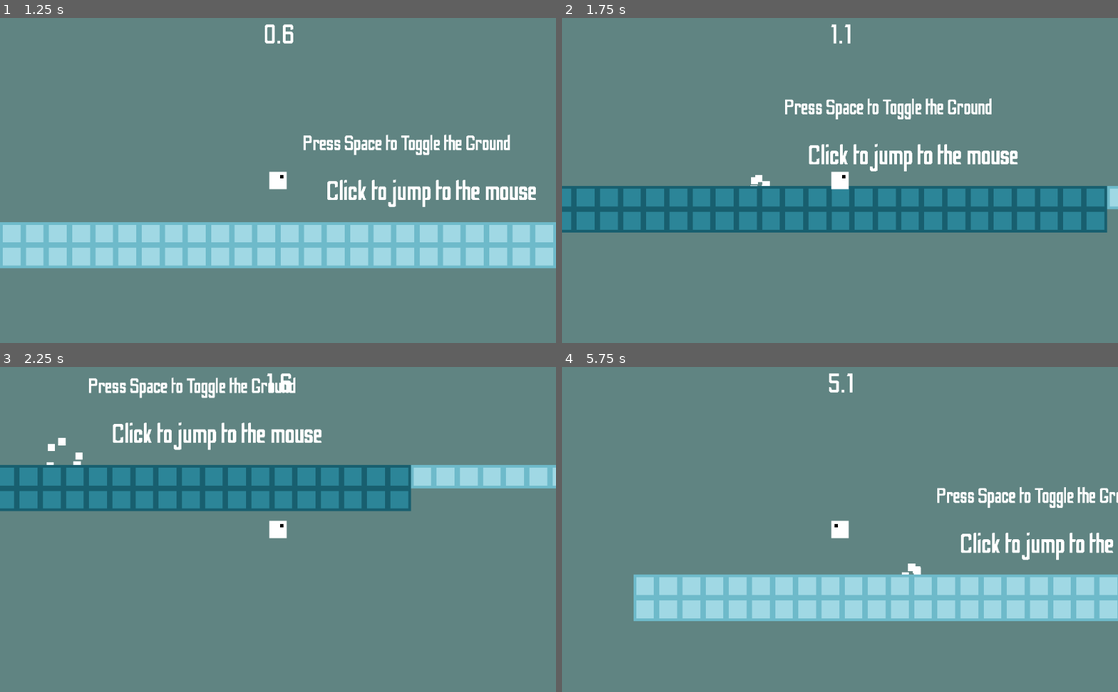
Above: before the commit, frames 1-4 (two rows, left to right).
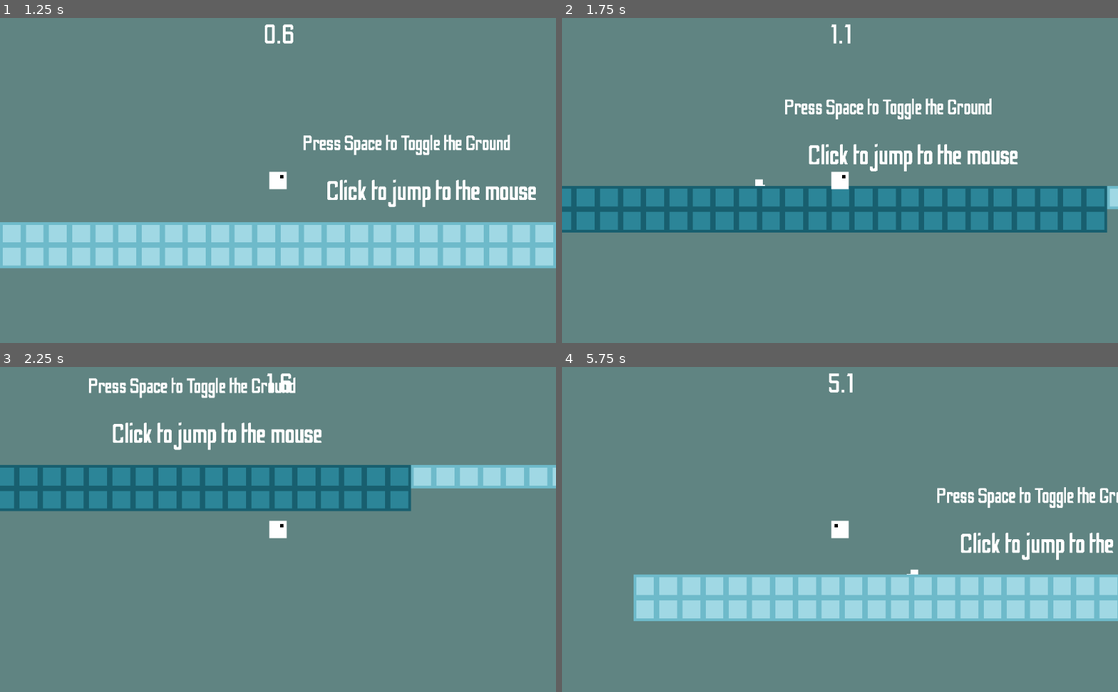
Above: after the commit, the same moments.

Repository: jonot-cyber/brackeys-game-jam-game-that-i-am-doing
Game: Godot game, scene res://Scenes/UI.tscn
Two runs of this game, one before a commit and one after it. Both use one fixed random seed, a clock stepped at 60 frames per second and the inputs below.
Inputs (mouse positions are in pixels of both pictures, inside the frame that each line leads up to):
- Up to frame 1 (1.25 s): click "Play" at 0.5 s
- Up to frame 2 (1.75 s): tap Enter at 1.25 s; move the mouse to (962, 164) at 1.27 s; click (962, 164) at 1.42 s; tap Space at 1.52 s
- Up to frame 3 (2.25 s): drag from (166, 545) to (250, 594) at 2.02 s
- Up to frame 4 (5.75 s): move the mouse to (895, 458) at 2.77 s; click (895, 458) at 2.92 s; drag from (812, 594) to (673, 480) at 3.52 s; move the mouse to (1006, 578) at 4.27 s; click (1006, 578) at 4.42 s; tap Space at 4.52 s; drag from (673, 480) to (756, 448) at 5.02 s

Frame 1 is identical in both runs. In frame 2, less than 0.1% of the frame differs, in the area x 33-38%, y 48-52%; in frame 3, 0.1%, in the area x 8-15%, y 21-31%; in frame 4, less than 0.1%.

Commit message:
particle fixes

Diff:
--- a/Scenes/Objects/Player.tscn
+++ b/Scenes/Objects/Player.tscn
@@ -142,10 +142,10 @@
 position = Vector2( 0, 50 )
 z_index = -2
 emitting = false
-lifetime = 2.0
+lifetime = 0.5
 one_shot = true
-speed_scale = 2.0
 explosiveness = 1.0
+lifetime_randomness = 1.0
 local_coords = false
 direction = Vector2( 1, 3 )
 spread = 176.4
@@ -154,6 +154,7 @@
 scale_amount = 40.0
 
 [node name="BounceTimer" type="Timer" parent="Bounce"]
+wait_time = 0.5
 one_shot = true
 [connection signal="timeout" from="Respawn" to="." method="_on_Respawn_timeout"]
 [connection signal="timeout" from="Label/TextFade" to="Label" method="_on_TextFade_timeout"]
